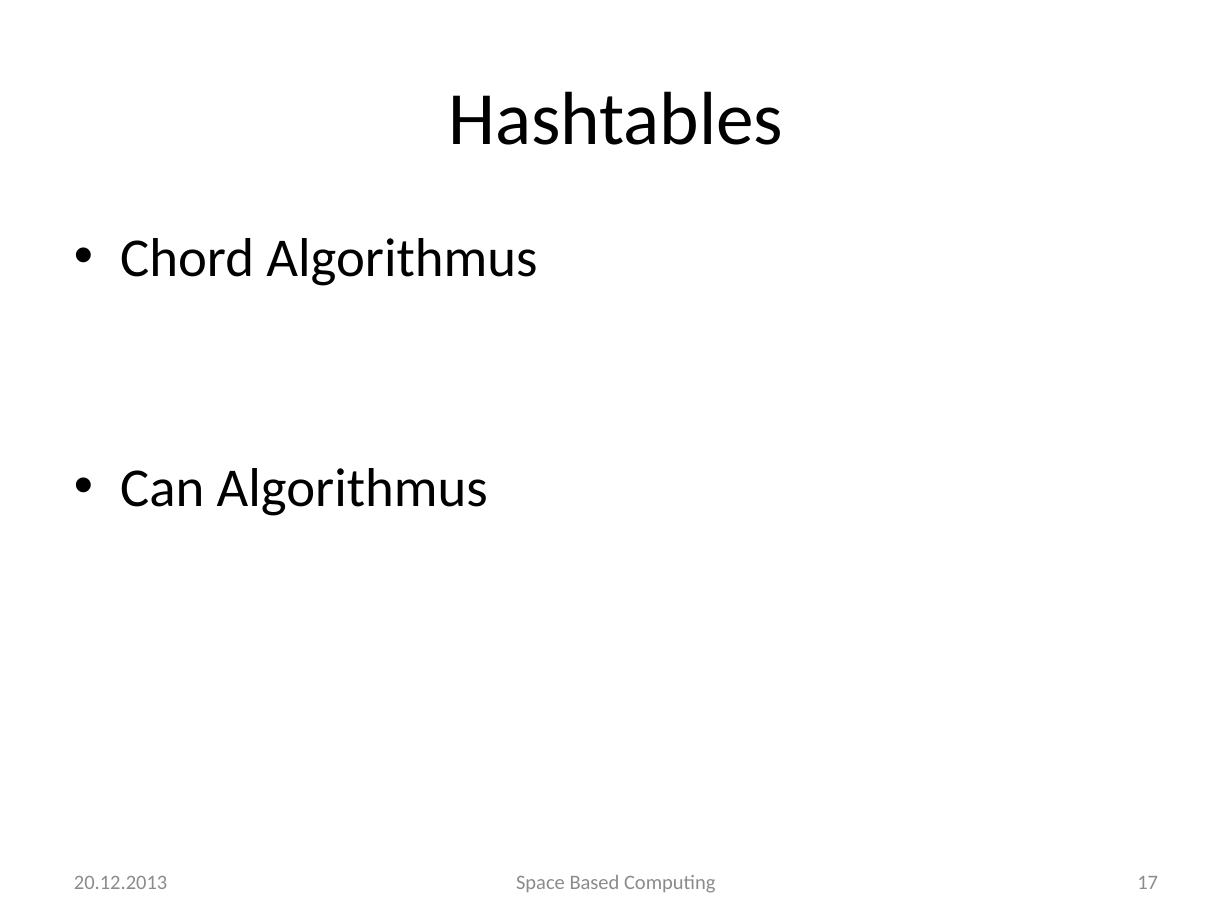
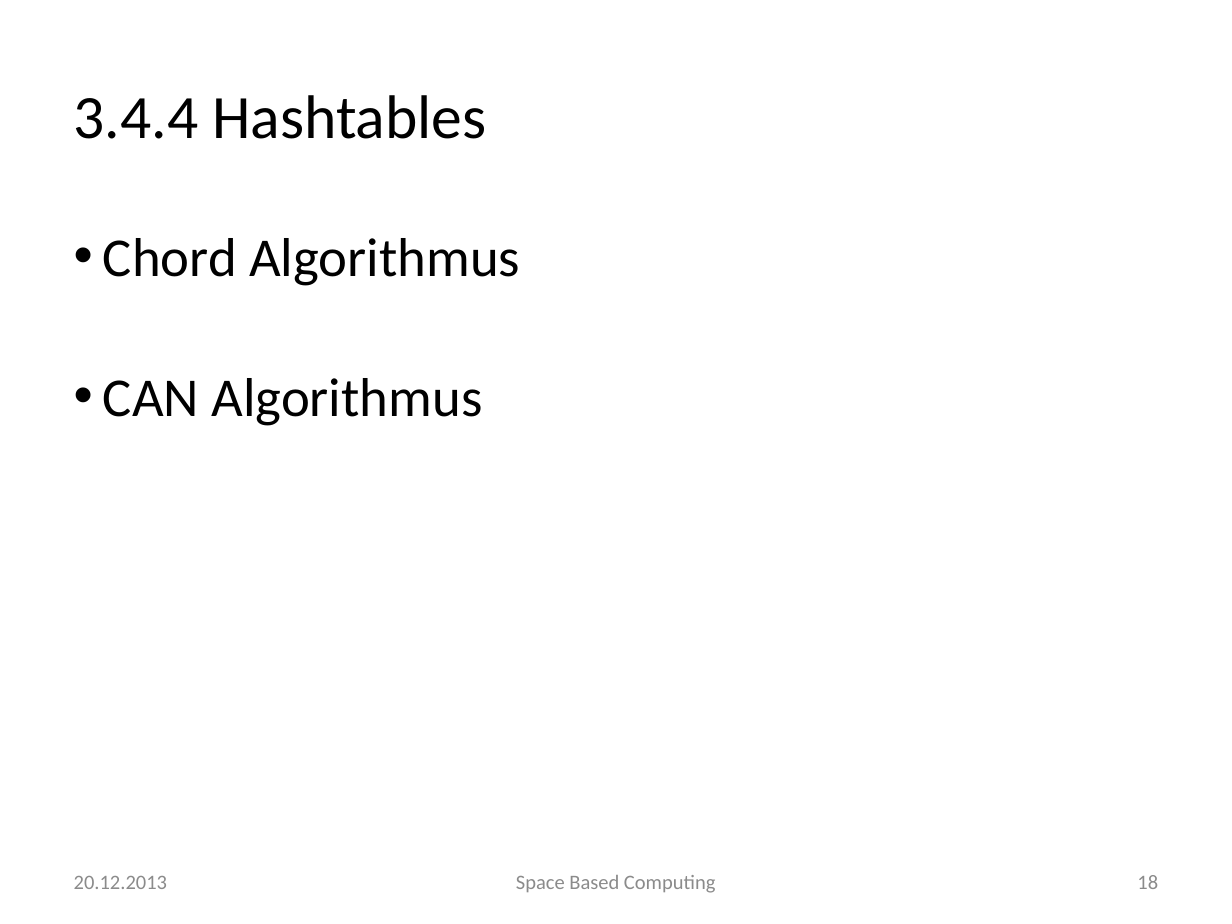
Before and after one commit to traxl/sbcAusarbeitung, a slide deck: slide 18 of Space Based Computing.pptx (slide 17 before the commit). Drawn at 1232x924 pixels with LibreOffice and Linux fonts; fonts in the diff are those of the drawing; background and template pictures are left out. Boxes give left, top, right and bottom in pixels: in the first picture for what was removed or moved away, otherwise in the second. Text is boxed around its words. In the diff, an @@ line names an element or a change of style, - is before the commit and + after.

```diff
--- a/Space Based Computing.pptx
+++ b/Space Based Computing.pptx
@@ text at (74,95,486,139): text changed; size 44 to 36 pt @@
-Hashtables
+3.4.4 Hashtables
@@ text at (103,238,520,286): indent changed; less space between paragraphs @@
@@ text at (103,378,482,426): text changed @@
-• Can Algorithmus
+• CAN Algorithmus
@@ page number at (1137,875,1158,889): text changed; text colour #8C8C8C to #8B8B8B @@
-17
+18
```
Also in this commit, not shown: 20 other slides changed, 8 slides added, 2 slides removed, 3 other files.
